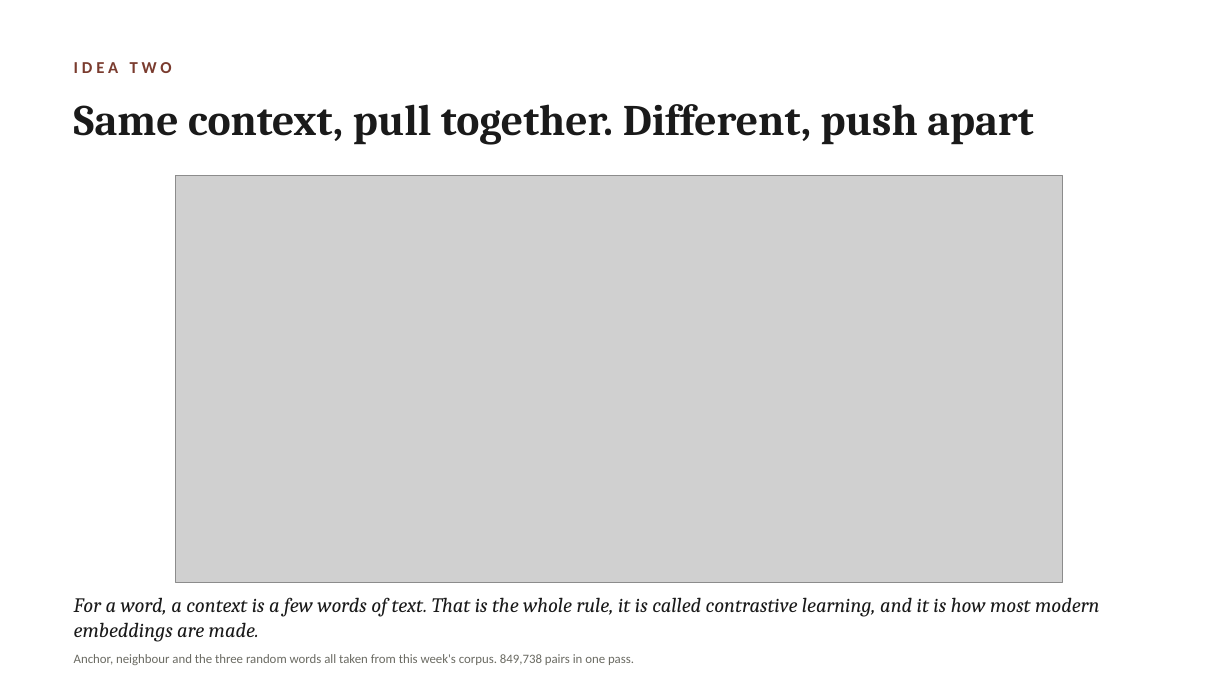
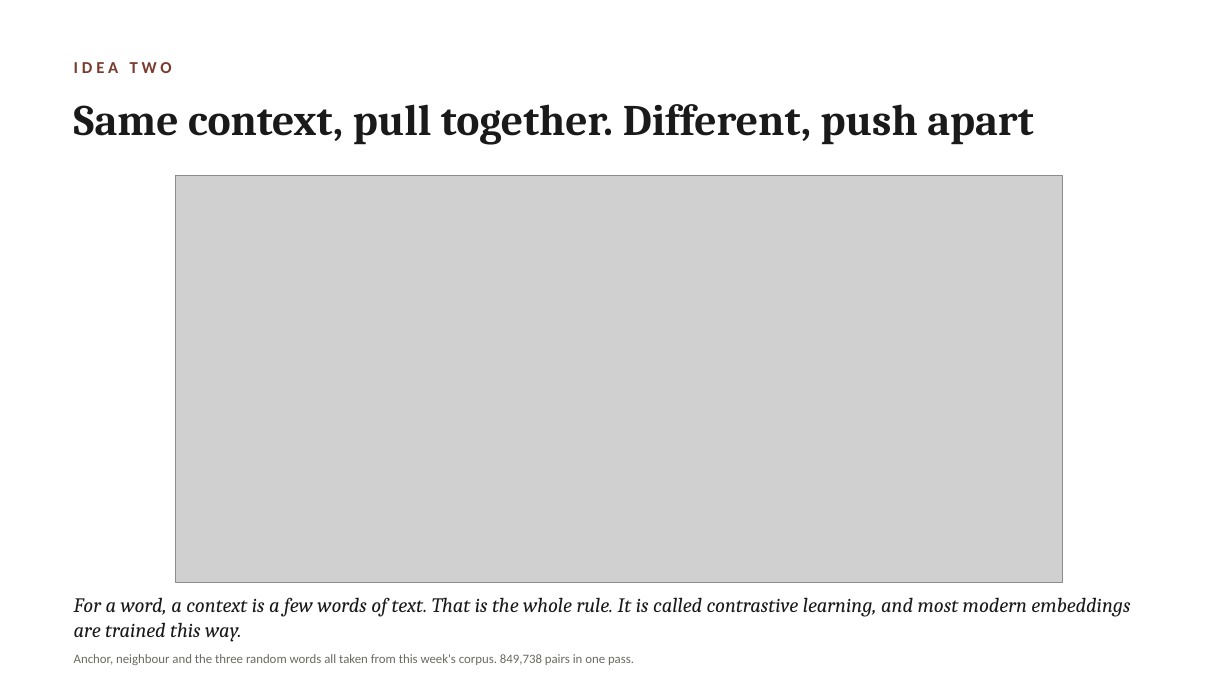
Before and after one commit to lucianli123/culture-as-data-2026, a slide deck: slide 13 of slides/week-04-lecture-draft.pptx. Drawn at 1232x693 pixels with LibreOffice and Linux fonts; fonts in the diff are those of the drawing; grey boxes stand for pictures. Boxes give left, top, right and bottom in pixels: in the first picture for what was removed or moved away, otherwise in the second. Text is boxed around its words. In the diff, an @@ line names an element or a change of style, - is before the commit and + after.

```diff
--- a/slides/week-04-lecture-draft.pptx
+++ b/slides/week-04-lecture-draft.pptx
@@ text at (x1=74, y1=597, x2=1130, y2=642): text changed @@
-For a word, a context is a few words of text. That is the whole rule, it is called contrastive learning, and it is how most modern embeddings are made.
+For a word, a context is a few words of text. That is the whole rule. It is called contrastive learning, and most modern embeddings are trained this way.
```
Also in this commit, not shown: 7 other slides changed, 2 other files.
